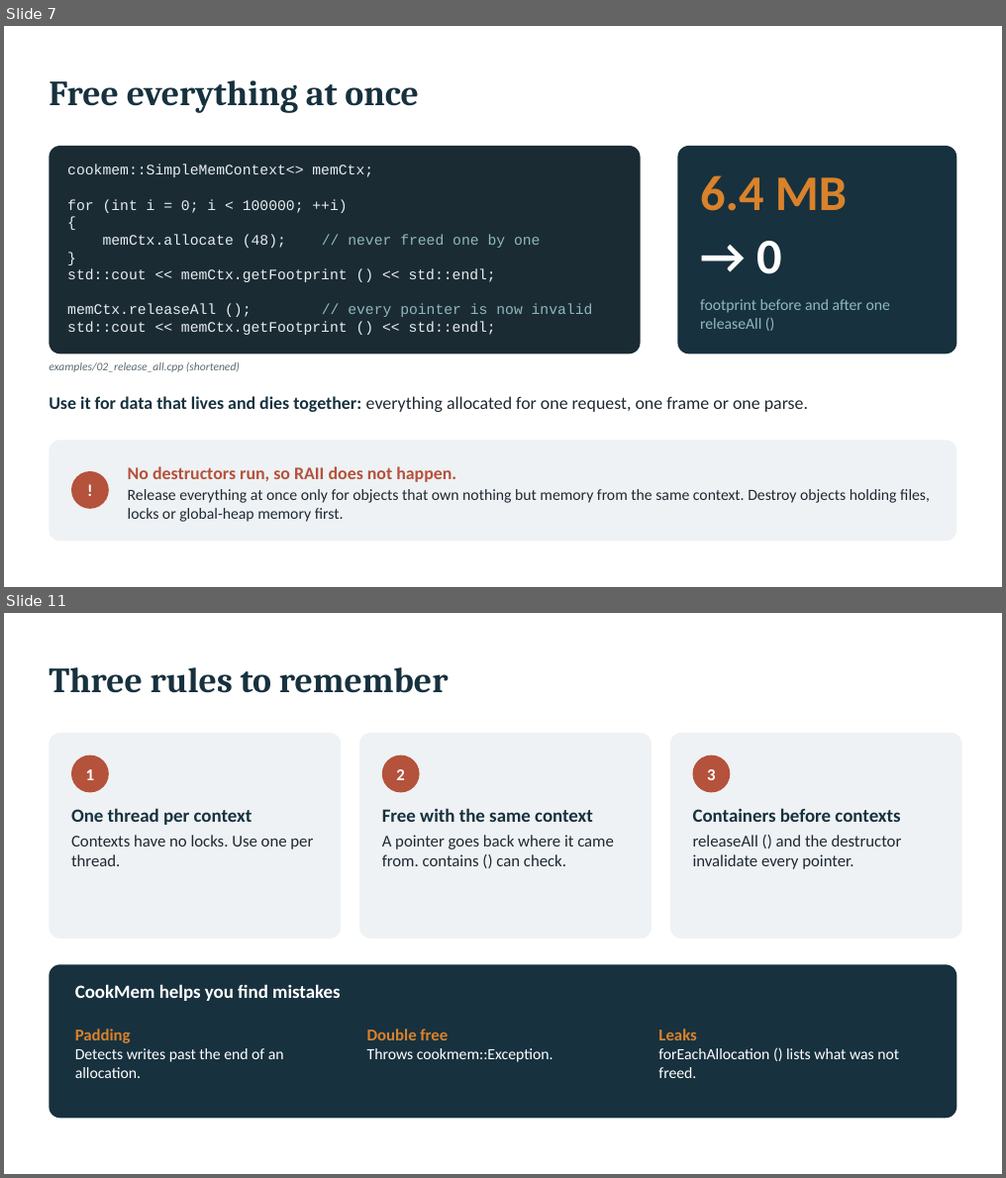
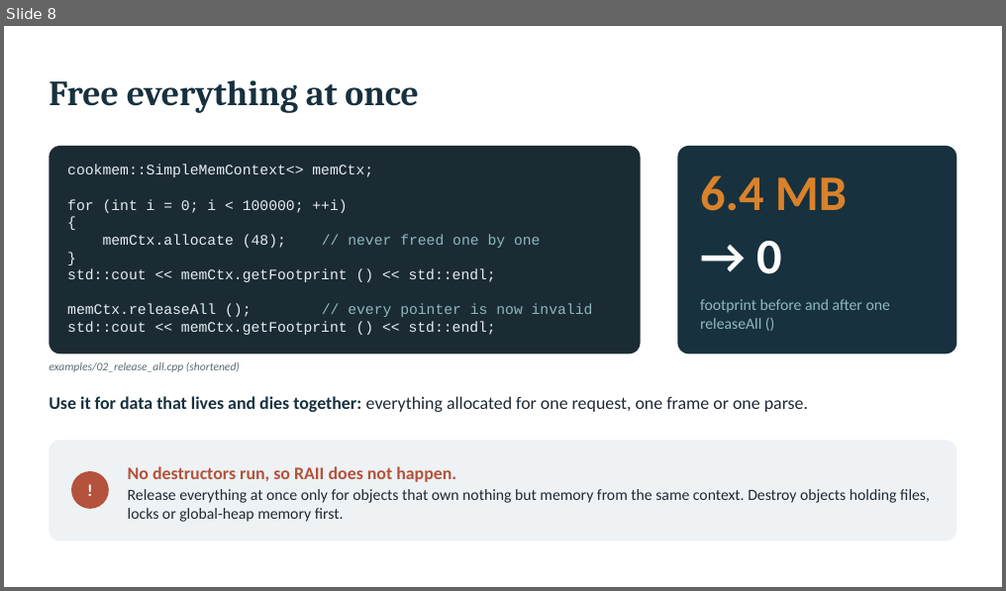
Before and after one commit to coconut2015/cookmem-tutorials, a slide deck: 01-getting-started/slides.pptx. Shown one above the other, each under a label of ours: slides 7 and 11 before the commit, slide 8 after it; the slides between them are not shown. The pictures are 1006x1178 and 1006x591 pixels, drawn with LibreOffice and Linux fonts; fonts in the diff are those of the drawing. Boxes give left, top, right and bottom in pixels: in the first picture for what was removed or moved away, otherwise in the second. Text is boxed around its words. In the diff, an @@ line names an element or a change of style, - is before the commit and + after.

```diff
--- a/01-getting-started/slides.pptx
+++ b/01-getting-started/slides.pptx
@@ slide 11 removed at [4,613,1002,1174], background #FFFFFF @@
@@ title removed at [49,667,449,693] @@
-Three rules to remember
@@ rounded rectangle removed at [49,733,341,939] @@
@@ ellipse removed at [71,756,109,792] @@
-1
@@ rounded rectangle removed at [359,733,651,939] @@
@@ ellipse removed at [382,756,420,792] @@
-2
@@ rounded rectangle removed at [670,733,962,939] @@
@@ ellipse removed at [693,756,731,792] @@
-3
@@ text removed at [71,808,313,866] @@
-One thread per context
-Contexts have no locks. Use one per thread.
@@ text removed at [382,808,614,866] @@
-Free with the same context
-A pointer goes back where it came from. contains () can check.
@@ text removed at [693,808,902,869] @@
-Containers before contexts
-releaseAll () and the destructor invalidate every pointer.
@@ rounded rectangle removed at [49,964,957,1118] @@
@@ text removed at [75,984,341,1001] @@
-CookMem helps you find mistakes
@@ text removed at [75,1029,284,1078] @@
-Padding
-Detects writes past the end of an allocation.
@@ text removed at [367,1029,553,1062] @@
-Double free
-Throws cookmem::Exception.
@@ text removed at [658,1029,899,1078] @@
-Leaks
-forEachAllocation () lists what was not freed.
@@ what was slide 7 is now slide 8 @@
```
Also in this commit, not shown: 4 slides changed, 5 slides added, 3 other slides removed, 4 other files.
